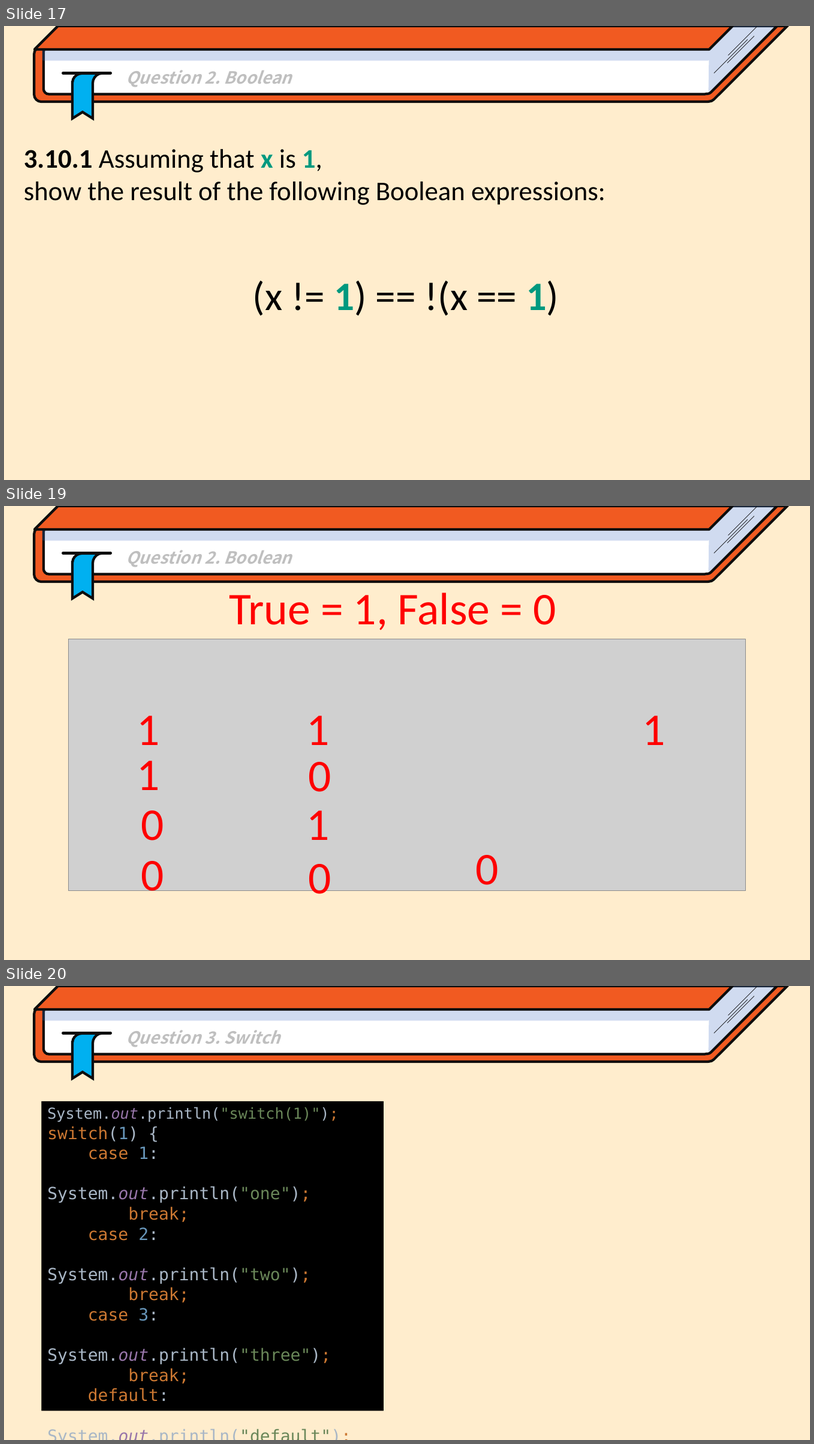
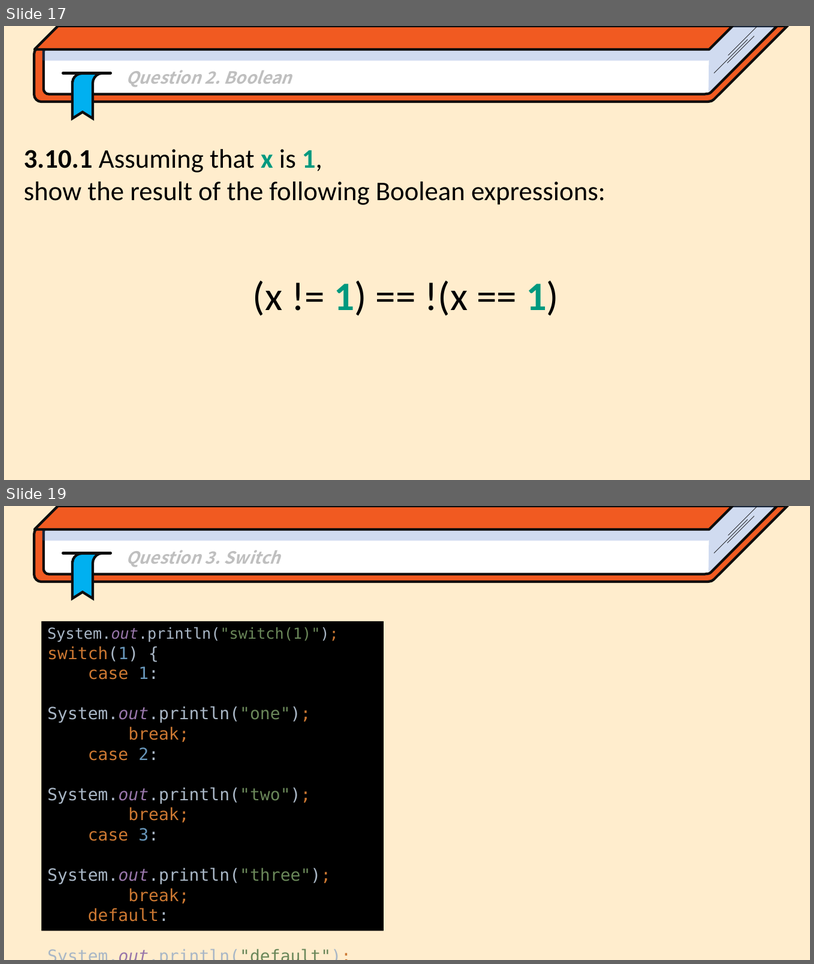
Before and after one commit to Park-Minjoo/ObjectOrientedProgramming_2023_JIU, a slide deck: Practice/Chap3/Chap3_If-statement.pptx. Shown one above the other, each under a label of ours: slides 17, 19 and 20 before the commit, slides 17 and 19 after it; the slides between them are not shown. The pictures are 814x1444 and 814x964 pixels, drawn with LibreOffice and Linux fonts; fonts in the diff are those of the drawing; grey boxes stand for pictures. Boxes give left, top, right and bottom in pixels: in the first picture for what was removed or moved away, otherwise in the second. Text is boxed around its words. In the diff, an @@ line names an element or a change of style, - is before the commit and + after.

```diff
--- a/Practice/Chap3/Chap3_If-statement.pptx
+++ b/Practice/Chap3/Chap3_If-statement.pptx
@@ slide 19 removed at (x1=4, y1=506, x2=810, y2=960), background #FFEDCD @@
@@ group removed at (x1=34, y1=506, x2=788, y2=598): 4 freeform shapes, 4 lines, 1 parallelogram @@
@@ text removed at (x1=126, y1=550, x2=292, y2=567) @@
-  Question 2. Boolean
@@ text removed at (x1=229, y1=592, x2=556, y2=630) @@
-True = 1, False = 0
@@ picture removed at (x1=69, y1=639, x2=746, y2=891) @@
@@ text removed at (x1=137, y1=715, x2=160, y2=745) @@
-1
@@ text removed at (x1=306, y1=715, x2=329, y2=745) @@
-1
@@ text removed at (x1=642, y1=715, x2=665, y2=745) @@
-1
@@ text removed at (x1=137, y1=760, x2=160, y2=790) @@
-1
@@ text removed at (x1=309, y1=762, x2=332, y2=792) @@
-0
@@ text removed at (x1=141, y1=810, x2=164, y2=840) @@
-0
@@ text removed at (x1=306, y1=810, x2=329, y2=840) @@
-1
@@ text removed at (x1=141, y1=861, x2=164, y2=900) @@
-0
@@ text removed at (x1=309, y1=864, x2=332, y2=903) @@
-0
@@ text removed at (x1=476, y1=855, x2=499, y2=894) @@
-0
@@ what was slide 20 is now slide 19 @@
```
Also in this commit, not shown: 1 slide changed, 1 other file.
